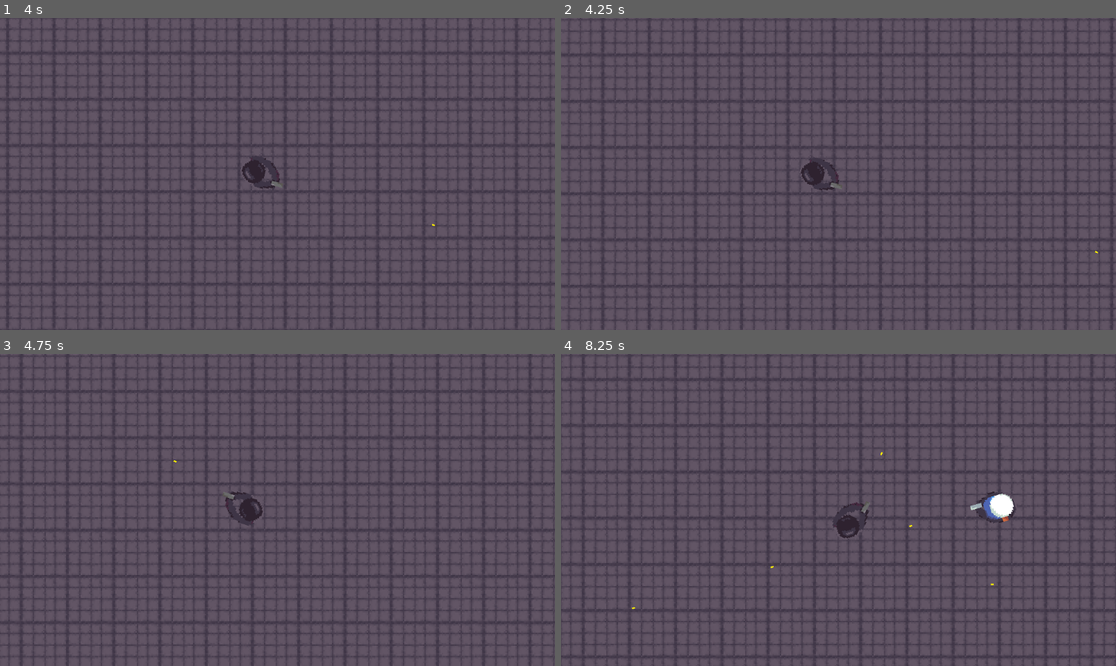
Above: before the commit, frames 1-4 (two rows, left to right).
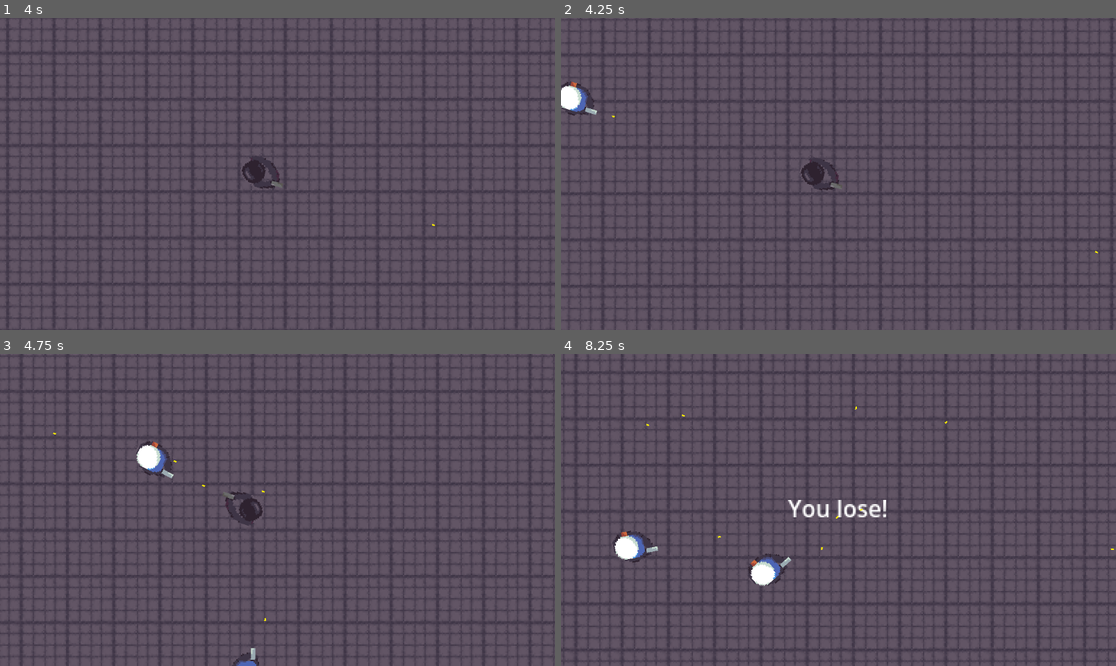
Above: after the commit, the same moments.

Repository: olzorz/THOA-SWMG
Game: Godot game, scene res://Scenes/game_scene.tscn
Two runs of this game, one before a commit and one after it. Both use one fixed random seed, a clock stepped at 60 frames per second and the inputs below.
Inputs (mouse positions are in pixels of both pictures, inside the frame that each line leads up to):
- Up to frame 1 (4 s): tap Enter at 0.5 s; move the mouse to (399, 158) at 0.52 s; hold D (move_right) 0.53-1.28 s; click (399, 158) at 0.6 s; move the mouse to (166, 189) at 1.27 s; hold S (move_down) 1.28-2.03 s; click (166, 189) at 1.35 s; move the mouse to (333, 105) at 2.02 s; hold D (move_right) 2.03-2.78 s; click (333, 105) at 2.1 s; move the mouse to (249, 236) at 2.77 s; hold W (move_up) 2.78-3.53 s; click (249, 236) at 2.85 s; move the mouse to (444, 220) at 3.52 s; hold A (move_left) from 3.53 s (still down); click (444, 220) at 3.6 s
- Up to frame 2 (4.25 s): keep holding A (move_left)
- Up to frame 3 (4.75 s): keep holding A (move_left); move the mouse to (111, 463) at 4.27 s; click (111, 463) at 4.35 s
- Up to frame 4 (8.25 s): move the mouse to (866, 510) at 5.02 s; release A (move_left) at 5.03 s; hold S (move_down) 5.03-5.78 s; click (866, 510) at 5.1 s; move the mouse to (755, 432) at 5.77 s; hold D (move_right) 5.78-6.53 s; click (755, 432) at 5.85 s; move the mouse to (960, 494) at 6.52 s; hold W (move_up) 6.53-7.28 s; click (960, 494) at 6.6 s; move the mouse to (727, 525) at 7.27 s; hold D (move_right) 7.28-8.03 s; click (727, 525) at 7.35 s; move the mouse to (894, 441) at 8.02 s; hold S (move_down) from 8.03 s (still down); click (894, 441) at 8.1 s

Frame 1 is identical in both runs. In frame 2, 0.5% of the frame differs, in the area x 0-10%, y 20-33%; in frame 3, 0.7%; in frame 4, 22%, in the area x 0-100%, y 0-100%.

Commit message:
Police State Machine Fix
Now grabs player position regardless of state.
Fixed SHOOT state to allow transition to CHASE state.

Diff:
--- a/Scripts/police.gd
+++ b/Scripts/police.gd
@@ -20,13 +20,12 @@
 
 
 func _physics_process(delta: float) -> void:
+	if player:
+		target_location = player.global_position
+	else:
+		state = State.IDLE
 	match state:
 		State.CHASE:
-			if player:
-				target_location = player.global_position
-			else:
-				state = State.IDLE
-
 			if movement_timer:
 				direction = target_location - global_position
 			if direction.length() > 100:
@@ -35,6 +34,7 @@
 				state = State.SHOOT
 			movement_timer = false
 
+
 		State.IDLE:
 			if player:
 				state = State.CHASE
@@ -42,7 +42,7 @@
 				velocity = velocity.move_toward(Vector2.ZERO, movement_speed)
 
 		State.SHOOT:
-			if player and (target_location - player.global_position).length() > 150:
+			if player and (target_location - global_position).length() > 150:
 				state = State.CHASE
 			elif not player:
 				state = State.IDLE
